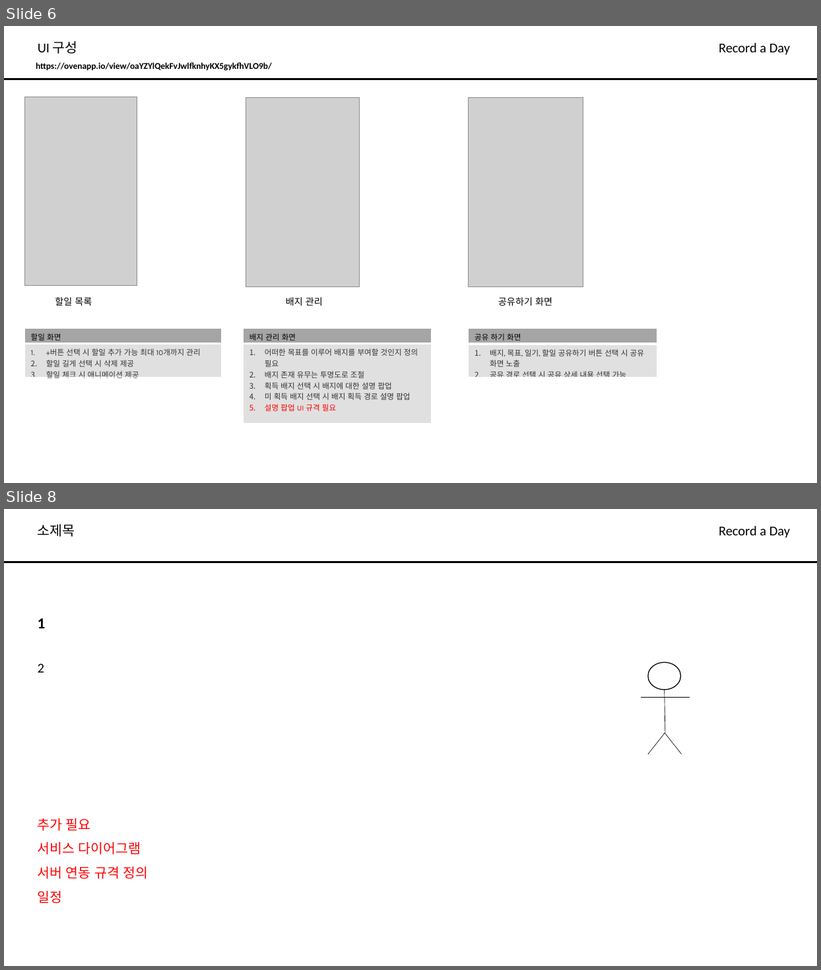
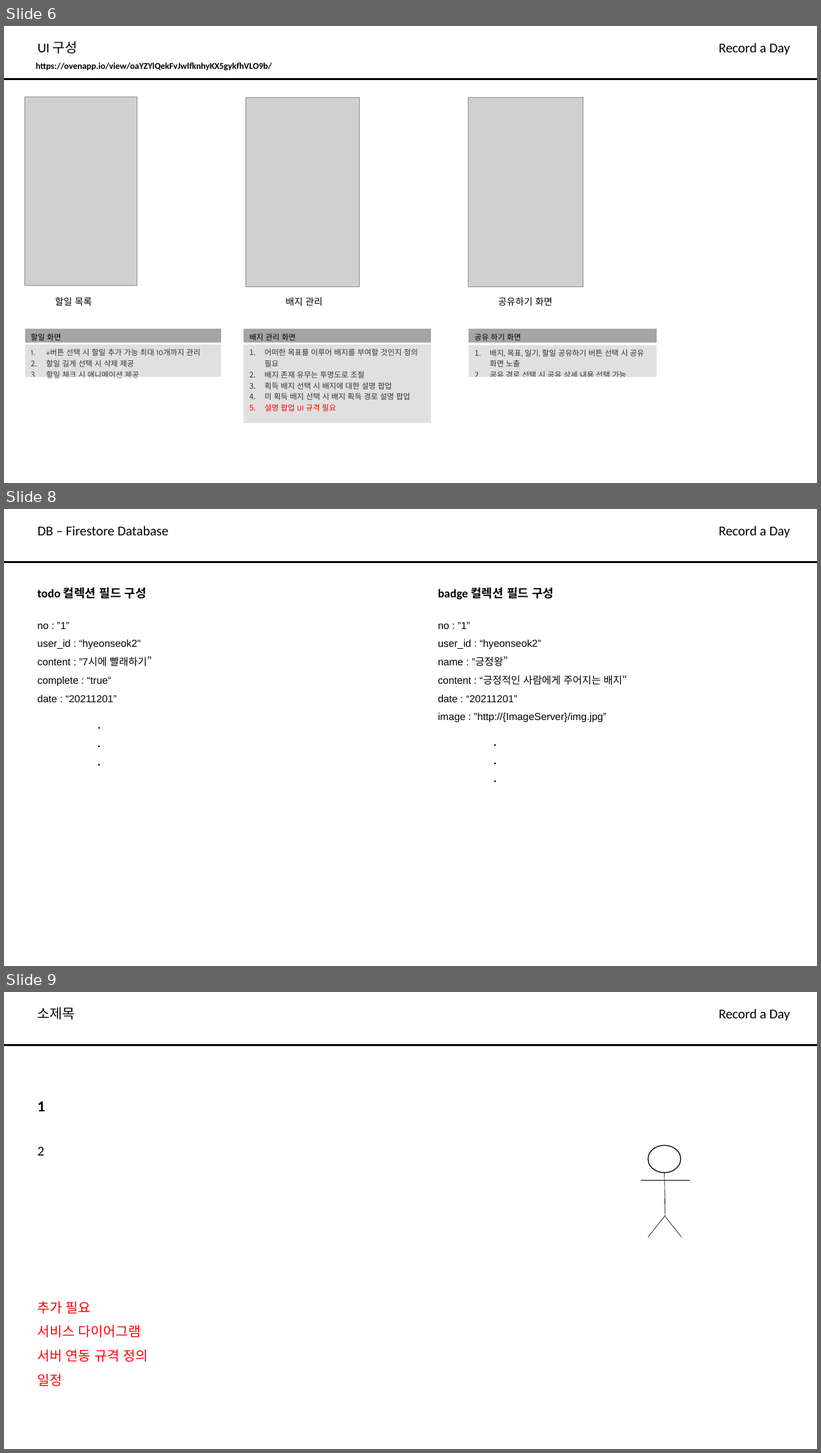
Before and after one commit to Hyeonseok0830/Record-a-day, a slide deck: doc/설계서.pptx. Shown one above the other, each under a label of ours: slides 6 and 8 before the commit, slides 6, 8 and 9 after it; the slides between them are not shown. The pictures are 821x970 and 821x1453 pixels, drawn with LibreOffice and Linux fonts; fonts in the diff are those of the drawing; grey boxes stand for pictures. Boxes give left, top, right and bottom in pixels: in the first picture for what was removed or moved away, otherwise in the second. Text is boxed around its words. In the diff, an @@ line names an element or a change of style, - is before the commit and + after.

```diff
--- a/doc/설계서.pptx
+++ b/doc/설계서.pptx
@@ slide 8 added at (4, 509, 817, 966), background #FFFFFF @@
@@ title added at (38, 525, 168, 535), 16 pt, text #000000 @@
+DB – Firestore Database
@@ text added at (719, 525, 790, 538), 16 pt, text #000000 @@
+Record a Day
@@ line added from (4, 562) to (817, 562), #000000 2 pt @@
@@ text added at (38, 588, 147, 599), 14 pt, text #000000, bold @@
+todo 컬렉션 필드 구성
@@ text added at (438, 588, 554, 599), 14 pt, text #000000, bold @@
+badge 컬렉션 필드 구성
@@ text added at (38, 622, 152, 702), 12 pt, text #000000 @@
+no : ”1”
+user_id : “hyeonseok2"
+content : ”7시에 빨래하기”
+complete : “true“
+date : “20211201”
@@ text added at (438, 622, 628, 723), 12 pt, text #000000 @@
+no : ”1”
+user_id : “hyeonseok2”
+name : ”긍정왕”
+content : “긍정적인 사람에게 주어지는 배지“
+date : “20211201”
+image : ”http://{ImageServer}/img.jpg”
@@ text added at (92, 710, 118, 770), 12 pt, text #000000, bold @@
+.
+.
+.
@@ text added at (488, 727, 514, 786), 12 pt, text #000000, bold @@
+.
+.
+.
@@ what was slide 8 is now slide 9 @@
```
Also in this commit, not shown: 1 slide changed.
